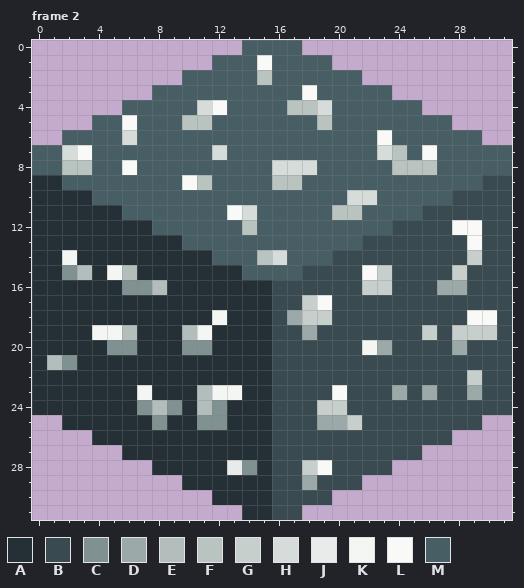
Edited in one commit: pixel-art file (assets/resources.aseprite). Above: the version before the commit.
32x32 pixels, 6 frames. Colours within 5 levels of each other are drawn and written as one. Shown: frame 2. The commit also changed other frames, which this record leaves out.
Palette (. is transparent): A #253036  B #394a50  C #7f9291  D #9ba9a8  E #b3bebc  F #b9c4c1  G #c7cfcc  H #d6dcd9  J #e8ebe9  K #f3f6f3  L #f9faf8  M #485e65
New version:
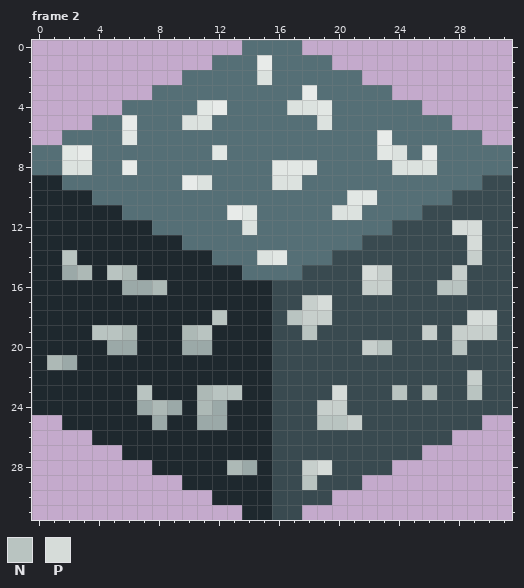
Colours new in this view: N #b9c4c1  P #d6dcd9
The author wrote: BUGFIX: Counting resources when stagesd.
The exact change:
{"change": "layer \"Shadow\" opacity 38% -> 50%"}
{"change": "layer \"lowlight\" opacity 75% -> 24%"}
{"change": "layer \"Light\" opacity 31% -> 58%"}
{"change": "layer \"highlight\" opacity 100% -> 21%"}
{"colour":"A","old":"#253036","new":"#1e282e"}
{"colour":"E","old":"#b3bebc","new":"#adb9b6"}
{"colour":"F","old":"#b9c4c1","new":"#dce2df"}
{"colour":"H","old":"#d6dcd9","new":"#e2e7e4"}
{"colour":"M","old":"#485e65","new":"#556f76"}
{"where": "frame 2"}
{"frame":2,"y":1,"x":15,"old":"L","new":"J"}
{"frame":2,"y":3,"x":18,"old":"L","new":"J"}
{"frame":2,"y":4,"x":12,"old":"L","new":"J"}
{"frame":2,"y":5,"x":6,"old":"L","new":"J"}
{"frame":2,"y":6,"x":23,"old":"L","new":"J"}
{"frame":2,"y":7,"x":3,"old":"L","new":"J"}
{"frame":2,"y":7,"x":26,"old":"L","new":"J"}
{"frame":2,"y":8,"x":6,"old":"L","new":"J"}
{"frame":2,"y":9,"x":10,"old":"L","new":"J"}
{"frame":2,"y":11,"x":13,"old":"L","new":"J"}
{"frame":2,"y":12,"x":28,"old":"LL","new":"PP"}
{"frame":2,"y":13,"x":29,"old":"L","new":"P"}
{"frame":2,"y":14,"x":2,"old":"K","new":"N"}
{"frame":2,"y":15,"x":2,"old":"C","new":"D"}
{"frame":2,"y":15,"x":5,"old":"K","new":"N"}
{"frame":2,"y":15,"x":22,"old":"L","new":"P"}
{"frame":2,"y":16,"x":6,"old":"CC","new":"DD"}
{"frame":2,"y":16,"x":27,"old":"DD","new":"NN"}
{"frame":2,"y":17,"x":19,"old":"L","new":"P"}
{"frame":2,"y":18,"x":12,"old":"K","new":"N"}
{"frame":2,"y":18,"x":17,"old":"D","new":"N"}
{"frame":2,"y":18,"x":29,"old":"LL","new":"PP"}
{"frame":2,"y":19,"x":4,"old":"KK","new":"NN"}
{"frame":2,"y":19,"x":11,"old":"K","new":"N"}
{"frame":2,"y":19,"x":18,"old":"D","new":"N"}
{"frame":2,"y":20,"x":5,"old":"CC","new":"DD"}
{"frame":2,"y":20,"x":10,"old":"CC","new":"DD"}
{"frame":2,"y":20,"x":22,"old":"KD","new":"GN"}
{"frame":2,"y":20,"x":28,"old":"D","new":"N"}
{"frame":2,"y":21,"x":2,"old":"C","new":"D"}
{"frame":2,"y":23,"x":7,"old":"K","new":"N"}
{"frame":2,"y":23,"x":12,"old":"KK","new":"NN"}
{"frame":2,"y":23,"x":20,"old":"L","new":"P"}
{"frame":2,"y":23,"x":24,"old":"D","new":"N"}
{"frame":2,"y":23,"x":26,"old":"D","new":"N"}
{"frame":2,"y":23,"x":29,"old":"D","new":"N"}
{"frame":2,"y":24,"x":7,"old":"C","new":"D"}
{"frame":2,"y":24,"x":9,"old":"C","new":"D"}
{"frame":2,"y":24,"x":12,"old":"C","new":"D"}
{"frame":2,"y":25,"x":8,"old":"C","new":"D"}
{"frame":2,"y":25,"x":11,"old":"CC","new":"DD"}
{"frame":2,"y":25,"x":19,"old":"DD","new":"NN"}
{"frame":2,"y":28,"x":13,"old":"JC","new":"ED"}
{"frame":2,"y":28,"x":19,"old":"L","new":"P"}
{"frame":2,"y":29,"x":18,"old":"D","new":"N"}
{"label":"changed","picture_box":[32,40,512,520]}
